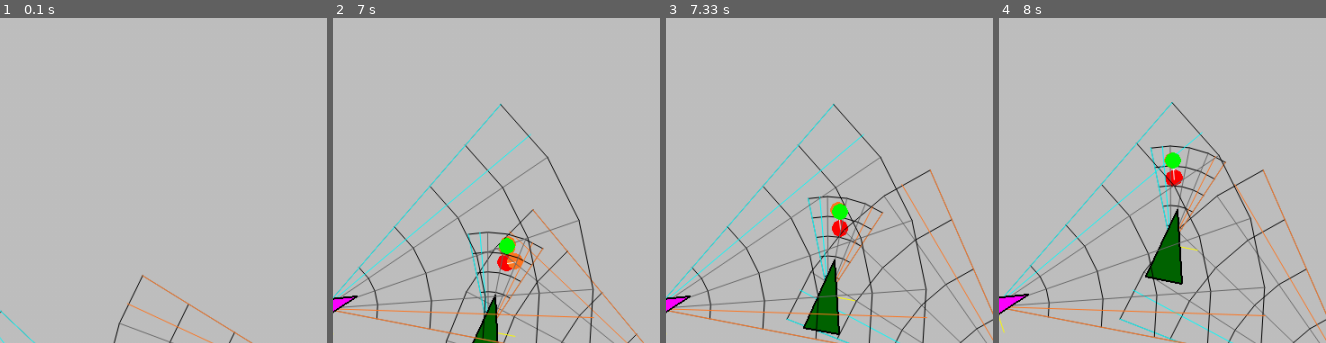
Above: before the commit, frames 1-4 (left to right).
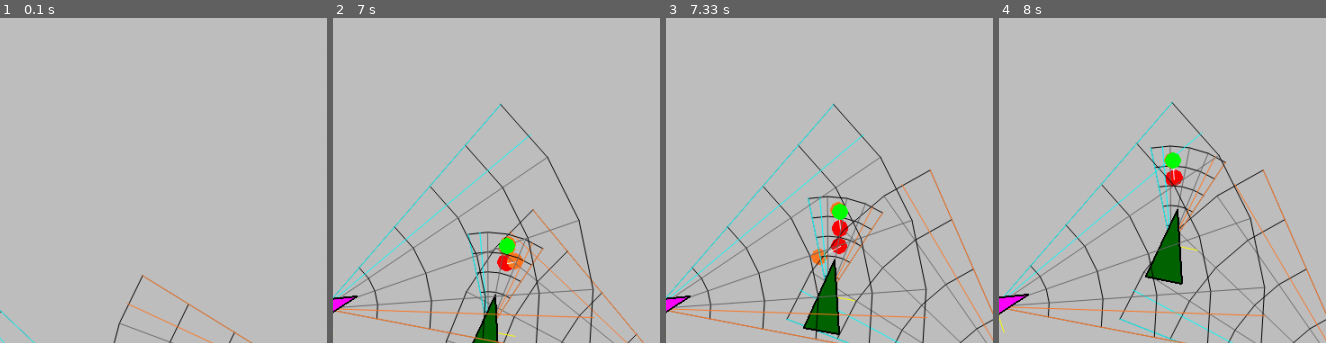
Above: after the commit, the same moments.

Repository: DoYouEvenStackSmash/active-target-coverage
Game: pygame game, started from src/SA-test.py
The game is run twice, just before and just after one commit, with the same random seed, the same clock (stepped at 60 frames per second) and the same inputs.
Inputs:
- Up to frame 1 (0.1 s): no input
- Up to frame 2 (7 s): no input
- Up to frame 3 (7.33 s): no input
- Up to frame 4 (8 s): no input
The pictures show only the part of the screen within x 36-86%, y 14-64%; the shares and areas given below are measured in that part.

Frames 1-2 are identical in both runs. In frame 3, 0.4% of the frame differs, in the area x 44-56%, y 67-76%; in frame 4, nothing differs.

Commit message:
added multitrack rendering

Diff:
--- a/src/ObjectTrack.py
+++ b/src/ObjectTrack.py
@@ -44,6 +44,8 @@
         if len(self.v) > 1 and distance != 0:
             self.delta_v.append(min(1.1, distance / self.v[-1]))
 
+
+
         self.v.append(distance)
 
         self.r = distance
@@ -72,6 +74,8 @@
             distance = last_distance * last_change_in_distance
         else:
             distance = last_distance
+
+
         #   r = r * abs(self.delta_v[-1])
 
         new_posn = mfn.pol2car((lx, ly), distance, self.theta[-1])
--- a/src/Scene.py
+++ b/src/Scene.py
@@ -7,7 +7,7 @@
 
 from PIL import Image, ImageDraw
 import collections
-from aux_functions import *
+# from aux_functions import *
 
 # from Dataloader import Dataloader
 from YoloBox import YoloBox
@@ -35,108 +35,52 @@
 TRANSLATE = False
 
 
-def get_tracks(steps):
-    trail = []
-    for s in steps:
-        x, y, w, h = s["bbox"]
-        trail.append((x, y))
-    return trail
+def adjust_angle(theta):
+    """adjusts some theta to arctan2 interval [0,pi] and [-pi, 0]"""
+    if theta > np.pi:
+        theta = theta + -2 * np.pi
+    elif theta < -np.pi:
+        theta = theta + 2 * np.pi
 
+    return theta
 
-def visible_targets(A, Tlist):
-    """
-    Determines visible targets in the vicinity of agent A and updates
-    the agent A's tracker.
-
-    Does not return
-    """
-    pairs = []
-    sortkey = lambda x: x[2]
-    frame_id = "frame_" + str(len(A.obj_tracker.layers))
-
-    for target in Tlist:
-        d = mfn.euclidean_dist(A.origin, target.get_origin())
-        pairs.append((A, target, d))
-    pairs = sorted(pairs, key=sortkey)
-    c = 0
-    pl = []
-    add_list = []
-    while c < len(pairs):
-        if pairs[c][2] > pairs[c][0].fov_radius:
-            break
-        if pairs[c][0].is_visible(pairs[c][1].get_origin()):
-            dc = A.transform_to_local_coord(pairs[c][1].get_origin())
-
-            yb = sann.register_annotation(0, dc, frame_id)
-            add_list.append(yb)
-        c += 1
-    A.obj_tracker.add_new_layer(add_list)
-    A.obj_tracker.process_layer(len(A.obj_tracker.layers) - 1)
-
-
-def draw_coordinate_frame(screen, A):
-    """
-    Helper function for displaying the curved coordinate fov of agent A
-
-    Does not return
-    """
-    coord_frame = A.get_sensor_field(5)
-    for level in coord_frame:
-        for i in range(1, len(level)):
-            pafn.frame_draw_line(screen, (level[i - 1], level[i]), pafn.colors["white"])
-    for endpoint in coord_frame[-1]:
-        pafn.frame_draw_line(screen, (A.origin, endpoint), pafn.colors["white"])
-
-
-def import_loco_fmt(s, sys_path):
+def import_agent_record(screen, agent_record):
     """
     Imports a LOCO formatted json
 
     Returns a json of some sort
     """
 
-    # set up trackmap for accessing tracks
-    # self.imported = True
-    # trackmap = s['trackmap']
-    # lt = s['linked_tracks']
-    # for i,track_id in enumerate(trackmap):
-    #   if track_id not in self.global_track_store or track_id == -1:
-    #     self.global_track_store[track_id] = ObjectTrack(track_id, lt[i]['category_id'])
-    #     self.global_track_store[track_id].class_id = lt[i]['category_id']
-    #   else: #already present
-    #     continue
+    fov_width = agent_record['sensor_params']['fov_width']
+    fov_radius = agent_record['sensor_params']['fov_radius']
 
-    # load image filenames
-    # images = s['images']
-    # # construct file dict for accessing file ids
-    # # construct sys_paths list for convenience
-    # # initialize layers to populate with YoloBoxes
-    # for i,imf in enumerate(images):
-    #   self.filenames.append(imf['file_name'])
-    #   self.sys_paths.append(sys_path)
-    #   self.fdict[imf['file_name']] = i
-    #   self.layers.append([])
-    #   self.img_centers.append(tuple((int(imf['width']/2), int(imf['height']/2))))
+    trackmap = agent_record['trackmap']
+    lt = agent_record['linked_tracks']
 
-    # load annotations
-    steps = s["annotations"]
-    # for st in steps:
-    #   # skip step if track is invalid
-    #   if trackmap[st['trackmap_index']] == -1:
-    #     continue
-    #   track = self.get_track(trackmap[st['trackmap_index']])
-    #   yb = YoloBox( track.class_id,
-    #                 st['bbox'],
-    #                 f'{self.filenames[st["image_id"]][:-3]}txt',
-    #                 self.img_centers[st["image_id"]])
+    get_center = lambda state: state['position']
+    get_orientation = lambda state: state['orientation']
+    annotations = agent_record['annotations']
+    states = agent_record['states']
+    # for anno in annotations:
 
-    #   # add YoloBox to the appropriate layer based on the image filename
-    #   self.layers[self.fdict[self.filenames[st['image_id']]]].append(yb)
-    #   # add the yolobox to the correct track
-    #   track.add_new_step(yb,0)
-    # bboxes = []
 
-    return steps
+    for track in lt:
+        pts = []
+        color = None
+        for step_id in track['steps']:
+            anno = annotations[step_id]
+            color = anno['track_color']
+            state = states[anno['state_id']]
+            x,y,w,h = anno['bbox']
+            theta = (x - 50) / Sensor.WINDOW_WIDTH * fov_width
+            theta = adjust_angle(get_orientation(state) + theta)
+            r = y
+            pt = mfn.pol2car(get_center(state), r, theta)
+            pts.append[pt]
+
+        render_path(screen, pts, color)
+    pygame.display.update()
+
 
 
 def json_loader(filename):
--- a/src/SensingAgent.py
+++ b/src/SensingAgent.py
@@ -214,6 +214,7 @@
         e = self.obj_tracker.export_loco_fmt()
         print(f"exporting states of {self}")
         e["states"] = [s.to_json() for s in self.exoskeleton.states]
+        e["sensor_params"] = {"fov_radius": self.get_fov_radius(), "fov_width": self.get_fov_width()}
         return e
 
     def new_detection_layer(self, frame_id, detection_list):
--- a/src/StreamingObjectTrackManager.py
+++ b/src/StreamingObjectTrackManager.py
@@ -37,9 +37,9 @@
 class ObjectTrackManager:
     constants = {
         "avg_tolerance": 10,
-        "track_lifespan": 2,
+        "track_lifespan": 5,
         "default_avg_dist": 10,
-        "radial_exclusion": 300,
+        "radial_exclusion": 35,
     }
     display_constants = {"trail_len": 0}
 
--- a/src/Target.py
+++ b/src/Target.py
@@ -8,6 +8,7 @@
         self.origin = origin
         self.color = color
         self._id = _id
+        # self.path = []
 
     def reposition(self, destination):
         """
--- /dev/null
+++ b/src/class_builders.py
@@ -0,0 +1,41 @@
+from SensingAgent import SensingAgent
+
+def init_sensing_agent(
+    sensing_agent=SensingAgent(), origin=(0, 0), _id=0, orientation=(500, 500)
+):
+    ox, oy = origin
+    scale = 2
+    opts = [
+        (ox - 10 * scale, oy - 10 * scale),
+        (ox - 10 * scale, oy + 10 * scale),
+        (ox + 30 * scale, oy),
+    ]
+    # print(opts)
+
+    mpt = gfn.get_midpoint(opts[0], opts[1])
+    mpt2 = gfn.get_midpoint(mpt, opts[2])
+    ap = Polygon(opts)
+    rb = RigidBody(
+        parent_agent=sensing_agent,
+        ref_origin=mpt,
+        ref_center=mpt2,
+        endpoint=opts[2],
+        rigid_link=ap,
+    )
+    sensor = Sensor(parent_agent=sensing_agent)
+    sensor.fov_width = 3 * np.pi / 5
+
+    sensing_agent.exoskeleton = rb
+    sensing_agent.exoskeleton.states = []
+
+    sensing_agent.centered_sensor = sensor
+    sensing_agent.obj_tracker = ObjectTrackManager()
+    sensing_agent.obj_tracker.linked_tracks = []
+    sensing_agent.obj_tracker.layers = []
+    sensing_agent.obj_tracker.trackmap = []
+    sensing_agent.obj_tracker.global_track_store = {}
+
+    sensing_agent.obj_tracker.parent_agent = sensing_agent
+    sensing_agent._id = _id
+    rotation = sensing_agent.rotate_agent(orientation)
+    return sensing_agent
--- a/src/test-driver.py
+++ b/src/test-driver.py
@@ -189,9 +189,8 @@
 
                     pygame.display.update()
 
-
 def init_sensing_agent(
-    sensing_agent=SensingAgent(), origin=(0, 0), _id=0, orientation=(500, 400)
+    sensing_agent=SensingAgent(), origin=(0, 0), _id=0, orientation=(500, 500)
 ):
     ox, oy = origin
     scale = 2
@@ -213,7 +212,7 @@
         rigid_link=ap,
     )
     sensor = Sensor(parent_agent=sensing_agent)
-    sensor.fov_width = 2 * np.pi / 5
+    sensor.fov_width = 3 * np.pi / 5
 
     sensing_agent.exoskeleton = rb
     sensing_agent.exoskeleton.states = []
@@ -229,7 +228,6 @@
     sensing_agent._id = _id
     rotation = sensing_agent.rotate_agent(orientation)
     return sensing_agent
-
 
 def circular_test(screen, sensing_agent, environment):
     target_angles = [
@@ -301,9 +299,9 @@
     pygame.init()
     screen = pafn.create_display(1000, 1000)
     pafn.clear_frame(screen)
-    # circular_test(screen, sensing_agent, environment)
+    circular_test(screen, sensing_agent, environment)
     # interactive_single_agent_test(screen, sensing_agent, environment)
-    single_agent_mouse_test(screen, sensing_agent, environment)
+    # single_agent_mouse_test(screen, sensing_agent, environment)
     # multi_agent_mouse_test(screen, environment)
 
 
--- /dev/null
+++ b/src/test-multitrack.py
@@ -0,0 +1,222 @@
+#!/usr/bin/python3
+import numpy as np
+from render_support import PygameArtFxns as pafn
+from render_support import GeometryFxns as gfn
+from render_support import MathFxns as mfn
+from render_support import TransformFxns as tfn
+from SensingAgent import SensingAgent
+from Sensor import Sensor
+from Target import Target
+from Environment import Environment
+from drawing_functions import *
+from AnnotationLoader import AnnotationLoader as al
+import pygame
+import time
+import sys
+
+def adjust_angle(theta):
+    """adjusts some theta to arctan2 interval [0,pi] and [-pi, 0]"""
+    if theta > np.pi:
+        theta = theta + -2 * np.pi
+    elif theta < -np.pi:
+        theta = theta + 2 * np.pi
+
+    return theta
+
+def import_agent_record(screen, agent_record):
+    """
+    Imports a LOCO formatted json
+
+    Returns a json of some sort
+    """
+
+    fov_width = agent_record['sensor_params']['fov_width']
+    fov_radius = agent_record['sensor_params']['fov_radius']
+
+    trackmap = agent_record['trackmap']
+    lt = agent_record['linked_tracks']
+
+    get_center = lambda state: state['position']
+    get_orientation = lambda state: state['orientation']
+    annotations = agent_record['annotations']
+    states = agent_record['states']
+    # for anno in annotations:
+
+    print(len(lt))
+    for track in lt:
+        pts = []
+        color = None
+        for step_id in track['steps']:
+            anno = annotations[step_id]
+            color = anno['track_color']
+            state = states[anno['state_id']-1]
+            x,y,w,h = anno['bbox']
+            theta = (x - 50) / Sensor.WINDOW_WIDTH * fov_width
+            theta = adjust_angle(get_orientation(state) + theta)
+            r = y
+            pt = mfn.pol2car(get_center(state), r, theta)
+            pts.append(pt)
+
+        render_path(screen, pts, color)
+        pygame.display.update()
+        # time.sleep(1)
+
+
+def json_loader(filename):
+    """
+    LOADER
+    legacy json loader
+    Takes a filename and sys_path, opens a json file
+
+    Returns a python dict
+    """
+    an_json = al.load_annotations_from_json_file(filename)
+    if len(an_json) == 0:
+        print("failed to load tracks")
+        return None
+    return an_json
+
+def render_path(screen, path, color):
+  for i in range(1, len(path)):
+    # pafn.frame_draw_dot(screen, path[i], color)
+    pafn.frame_draw_bold_line(screen, (path[i-1], path[i]), color)
+
+def multitrack(screen, environment, paths,colors, n = 10):
+  for k in environment.agents:
+    draw_sensing_agent(screen, environment.agents[k])
+  for i in range(n):
+    for j,t in enumerate(environment.targets):
+      t.origin = paths[j][i]
+      pafn.frame_draw_dot(screen, paths[j][i], colors[j])
+
+    for k in environment.agents:
+      sensing_agent = environment.agents[k]
+      if sensing_agent.obj_tracker.active_tracks == None:
+        continue
+      for t in range(len(sensing_agent.obj_tracker.active_tracks)):
+        curr_pt, pred_pt = sensing_agent.estimate_next_detection(t)
+        if len(pred_pt):
+            # print((curr_pt,pred_pt))
+            pafn.frame_draw_dot(screen, curr_pt, pafn.colors["red"])
+            pafn.frame_draw_dot(screen, pred_pt, pafn.colors["yellow"])
+            pafn.frame_draw_line(
+                screen, (curr_pt, pred_pt), pafn.colors["white"]
+            )
+
+    environment.visible_targets()
+    pygame.display.update()
+    time.sleep(0.2)
+  pafn.clear_frame(screen)
+  for k in environment.agents:
+    draw_sensing_agent(screen, environment.agents[k])
+  for _id in environment.agents:
+    sensing_agent = environment.agents[_id]
+    e = sensing_agent.export_tracks()
+    import_agent_record(screen, e)
+    f = open(f"{_id}_out.json", "w")
+
+    f.write(json.dumps(e, indent=2))
+    f.close()
+  time.sleep(5)
+  sys.exit()
+
+    # draw_sensing_agent(screen, environment.agents[k])
+
+
+def path_handler(screen):
+  min_x, min_y = 50,50
+  max_x, max_y = 700,700
+  # origins = [(100,50)]#, (50,50)]#, (50,100)]
+  origins = [(100,50), (50,100)]
+  origins.reverse()
+  destinations = [(450,700), (700, 450), (700,700), (700,450)]
+  vertices = []
+  vertices.append(gfn.get_isosceles_vertex(origins[0], destinations[0],-1, 35))
+  # vertices.append(gfn.get_isosceles_vertex(origins[1], destinations[1]))
+  # vertices.append(gfn.get_midpoint(origins[1], destinations[1]))
+  vertices.append(gfn.get_isosceles_vertex(origins[1], destinations[1],1,35))
+  n = 30
+  paths = []
+  for i in range(len(origins)):
+    l1 = gfn.lerp_list(origins[i], vertices[i], n)
+    l2 = gfn.lerp_list(vertices[i], destinations[i], n)
+    pts = []
+    step = 1 / n
+    for j in range(n):
+      pts.append(gfn.lerp(l1[j], l2[j], step * j))
+    pts.append(l2[-1])
+    paths.append(pts)
+  # paths[1].reverse()
+  colors = [pafn.colors["green"], pafn.colors["red"], pafn.colors["cyan"]]
+  environment = Environment()
+  sensing_agent = init_sensing_agent()
+  sensing_agent.ALLOW_TRANSLATION = False
+  sensing_agent.ALLOW_ROTATION = False
+  # theta, r = mfn.car2pol(origins[1], destinations[1])
+  sensing_agent.centered_sensor.fov_radius = 900
+  sensing_agent.centered_sensor.fov_width = np.pi / 2
+  sensing_agent.exoskeleton.fov_theta = np.pi / 4
+
+  for i in range(len(origins)):
+    environment.add_target(Target(origins[i], _id=i))
+
+  environment.agents[0] = sensing_agent
+
+  for i,path in enumerate(paths):
+    render_path(screen, path, colors[i])
+  pygame.display.update()
+
+  multitrack(screen, environment,paths, colors, n)
+
+  time.sleep(10)
+  sys.exit()
+
+def init_sensing_agent(
+    sensing_agent=SensingAgent(), origin=(0, 0), _id=0, orientation=(500, 500)
+):
+    ox, oy = origin
+    scale = 2
+    opts = [
+        (ox - 10 * scale, oy - 10 * scale),
+        (ox - 10 * scale, oy + 10 * scale),
+        (ox + 30 * scale, oy),
+    ]
+    # print(opts)
+
+    mpt = gfn.get_midpoint(opts[0], opts[1])
+    mpt2 = gfn.get_midpoint(mpt, opts[2])
+    ap = Polygon(opts)
+    rb = RigidBody(
+        parent_agent=sensing_agent,
+        ref_origin=mpt,
+        ref_center=mpt2,
+        endpoint=opts[2],
+        rigid_link=ap,
+    )
+    sensor = Sensor(parent_agent=sensing_agent)
+    sensor.fov_width = 3 * np.pi / 5
+
+    sensing_agent.exoskeleton = rb
+    sensing_agent.exoskeleton.states = []
+
+    sensing_agent.centered_sensor = sensor
+    sensing_agent.obj_tracker = ObjectTrackManager()
+    sensing_agent.obj_tracker.linked_tracks = []
+    sensing_agent.obj_tracker.layers = []
+    sensing_agent.obj_tracker.trackmap = []
+    sensing_agent.obj_tracker.global_track_store = {}
+
+    sensing_agent.obj_tracker.parent_agent = sensing_agent
+    sensing_agent._id = _id
+    rotation = sensing_agent.rotate_agent(orientation)
+    return sensing_agent
+
+def main():
+  pygame.init()
+  screen = pafn.create_display(1000, 1000)
+  pafn.clear_frame(screen)
+  path_handler(screen)
+  # environment = Environment()
+
+if __name__ == '__main__':
+  main()
